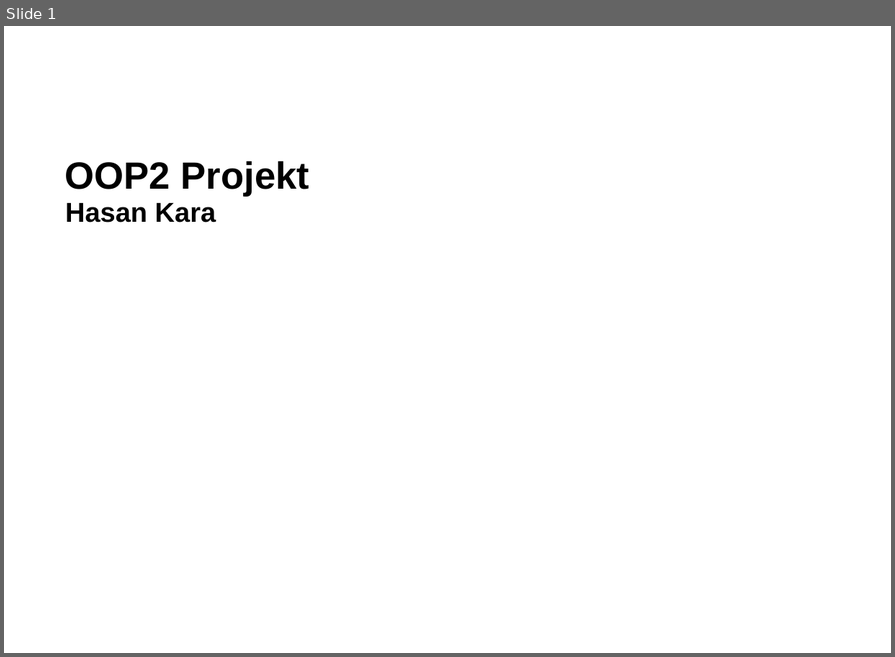
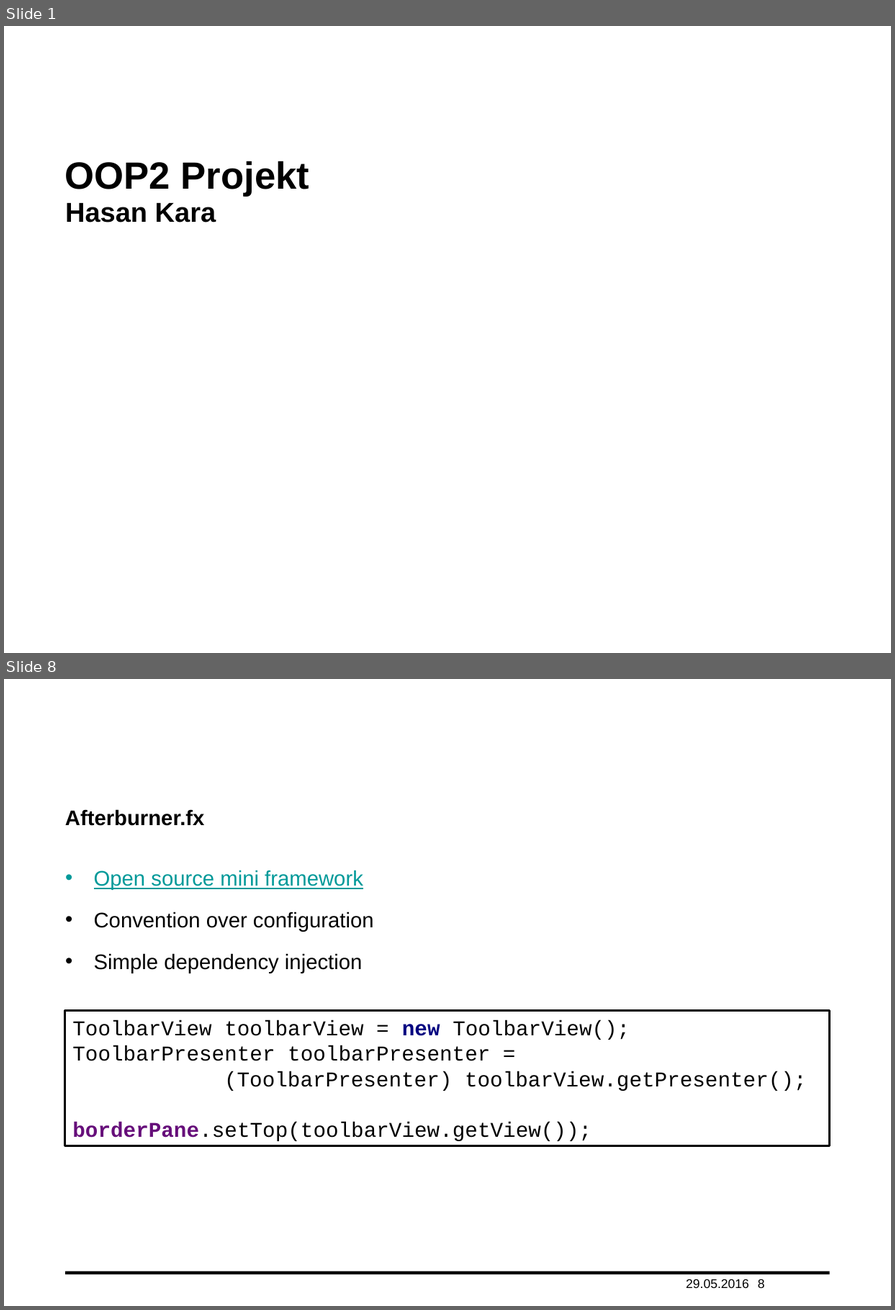
Before and after one commit to haisi/oop2Project, a slide deck: presentation.pptx. Shown one above the other, each under a label of ours: slide 1 before the commit, slides 1 and 8 after it; the slides between them are not shown. The pictures are 895x657 and 895x1310 pixels, drawn with LibreOffice and Linux fonts; fonts in the diff are those of the drawing; background and template pictures are left out. Boxes give left, top, right and bottom in pixels: in the first picture for what was removed or moved away, otherwise in the second. Text is boxed around its words. In the diff, an @@ line names an element or a change of style, - is before the commit and + after.

```diff
--- a/presentation.pptx
+++ b/presentation.pptx
@@ slide 8 added at <box>4,679,891,1306</box>, background #FFFFFF @@
@@ title added at <box>65,809,205,826</box>, 20 pt, text #000000, bold @@
+Afterburner.fx
@@ text added at <box>94,870,374,973</box>, 20 pt, text #000000 @@
+• Open source mini framework
+• Convention over configuration
+• Simple dependency injection
@@ rectangle added at <box>65,1011,831,1146</box>, fill #FFFFFF, outline #000000 2 pt, 20 pt, text #000000 @@
+ToolbarView toolbarView = new ToolbarView();
+ToolbarPresenter toolbarPresenter =
+(ToolbarPresenter) toolbarView.getPresenter();
+borderPane.setTop(toolbarView.getView());
@@ line added from (65, 1273) to (830, 1273), #000000 3 pt @@
@@ text added at <box>686,1279,749,1288</box>, 12 pt, text #000000 @@
+29.05.2016
@@ page number added at <box>758,1279,765,1288</box>, 12 pt, text #000000 @@
+8
```
Also in this commit, not shown: 9 slides changed, 2 other slides added.
